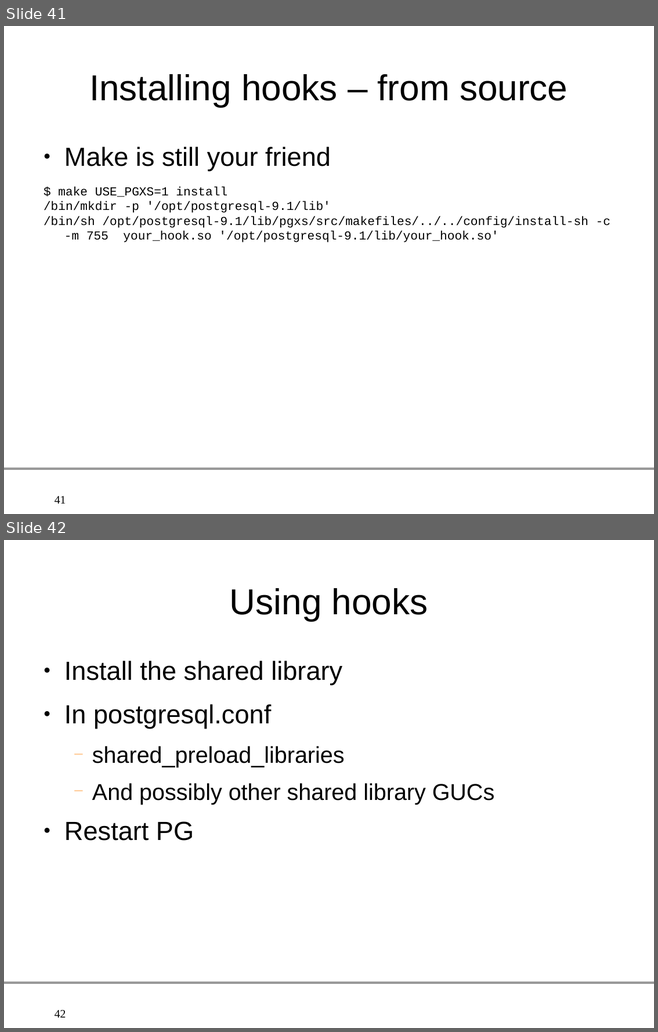
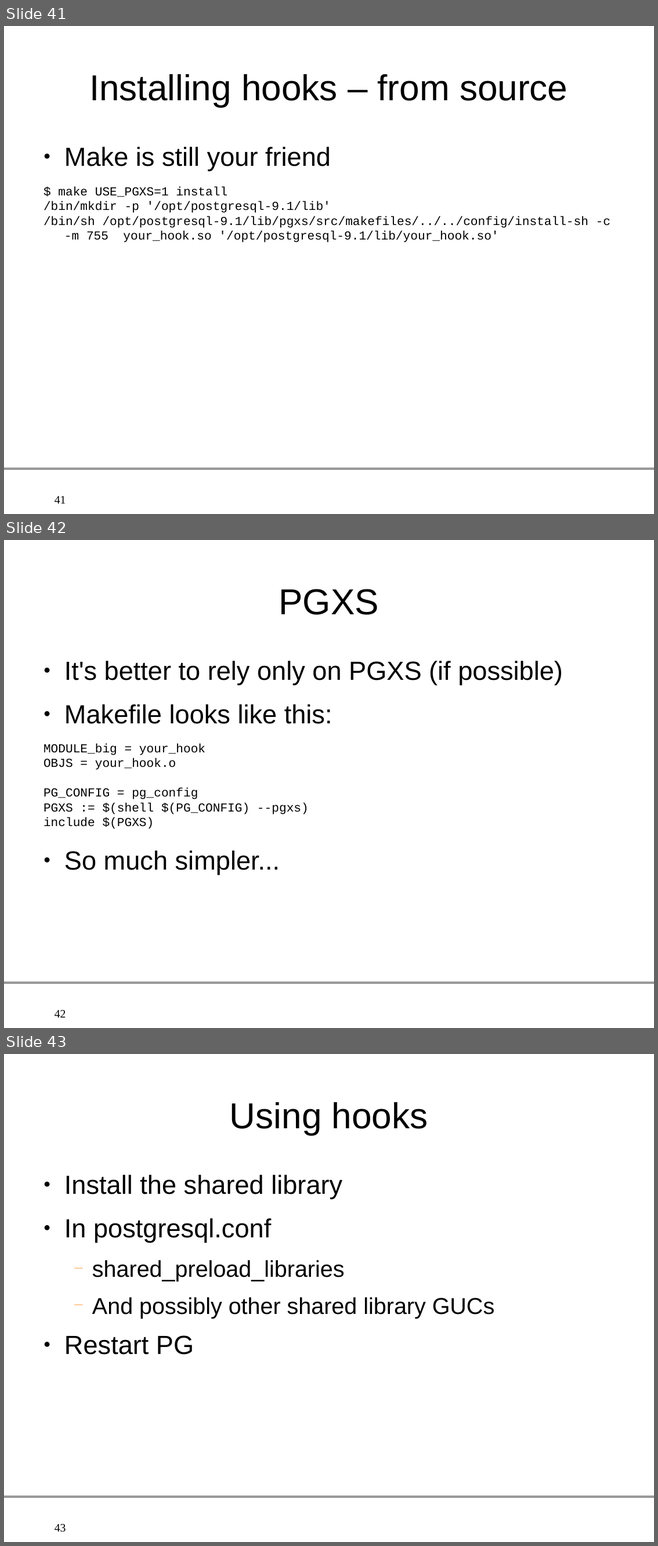
Before and after one commit to gleu/Hooks-in-PostgreSQL, a slide deck: hooks_in_postgresql.odp. Shown one above the other, each under a label of ours: slides 41 and 42 before the commit, slides 41, 42 and 43 after it. The pictures are 658x1032 and 658x1546 pixels, drawn with LibreOffice and Linux fonts; fonts in the diff are those of the drawing; background and template pictures are left out. Boxes give left, top, right and bottom in pixels: in the first picture for what was removed or moved away, otherwise in the second. Text is boxed around its words. In the diff, an @@ line names an element or a change of style, - is before the commit and + after.

```diff
--- a/hooks_in_postgresql.odp
+++ b/hooks_in_postgresql.odp
@@ slide 42 added at (4, 540, 654, 1028), background #FFFFFF; not listed: 2 template elements that a slide beside it also shows @@
@@ title added at (279, 589, 379, 615), 44 pt, text #000000 @@
+PGXS
@@ text added at (43, 661, 563, 875), 15 pt, text #000000 @@
+● It's better to rely only on PGXS (if possible)
+● Makefile looks like this:
+MODULE_big = your_hook
+OBJS = your_hook.o
+PG_CONFIG = pg_config
+PGXS := $(shell $(PG_CONFIG) --pgxs)
+include $(PGXS)
+● So much simpler...
@@ what was slide 42 is now slide 43 @@
@@ page number at (54, 1524, 66, 1532): text changed @@
-42
+43
```
Also in this commit, not shown: 5 slides changed.
